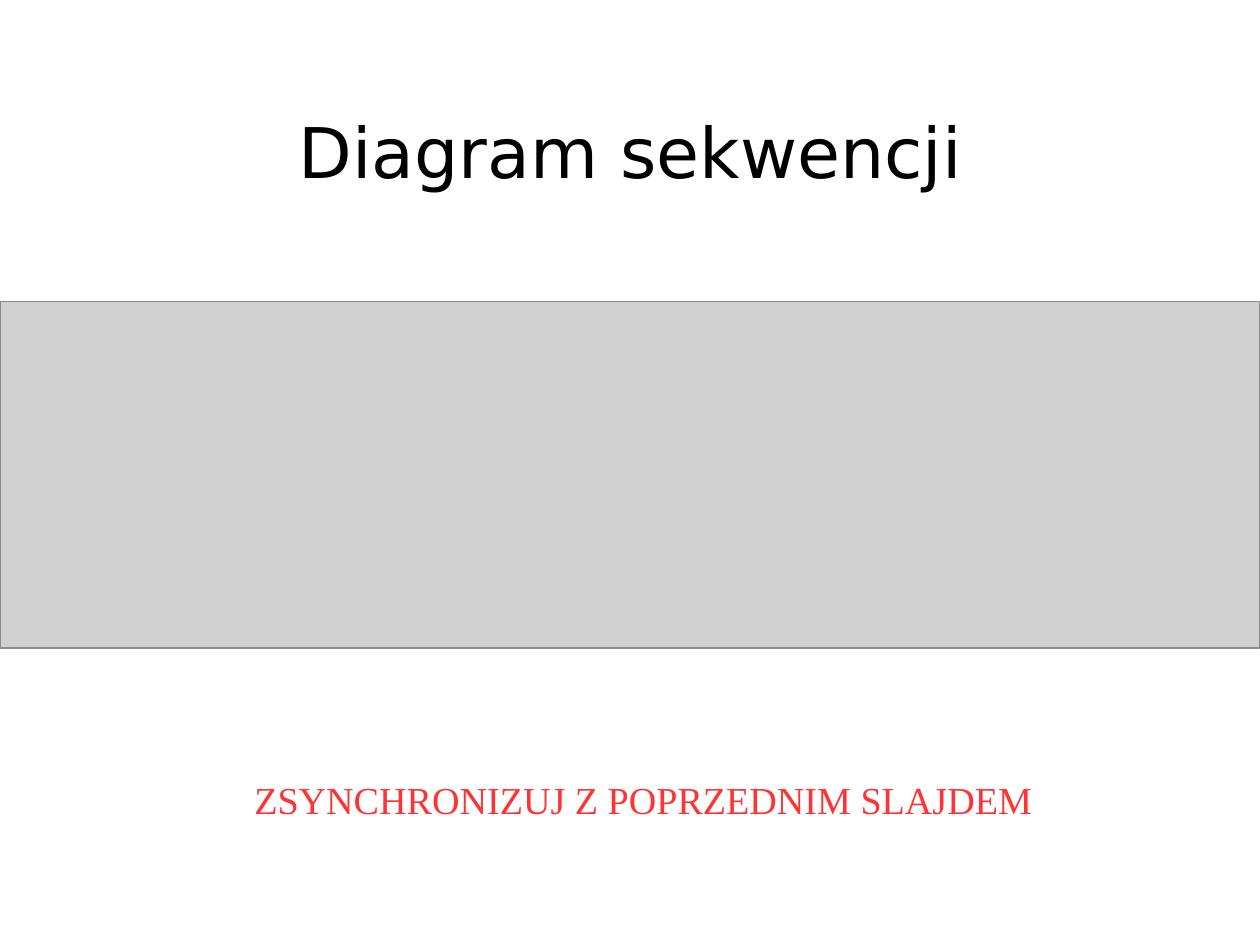
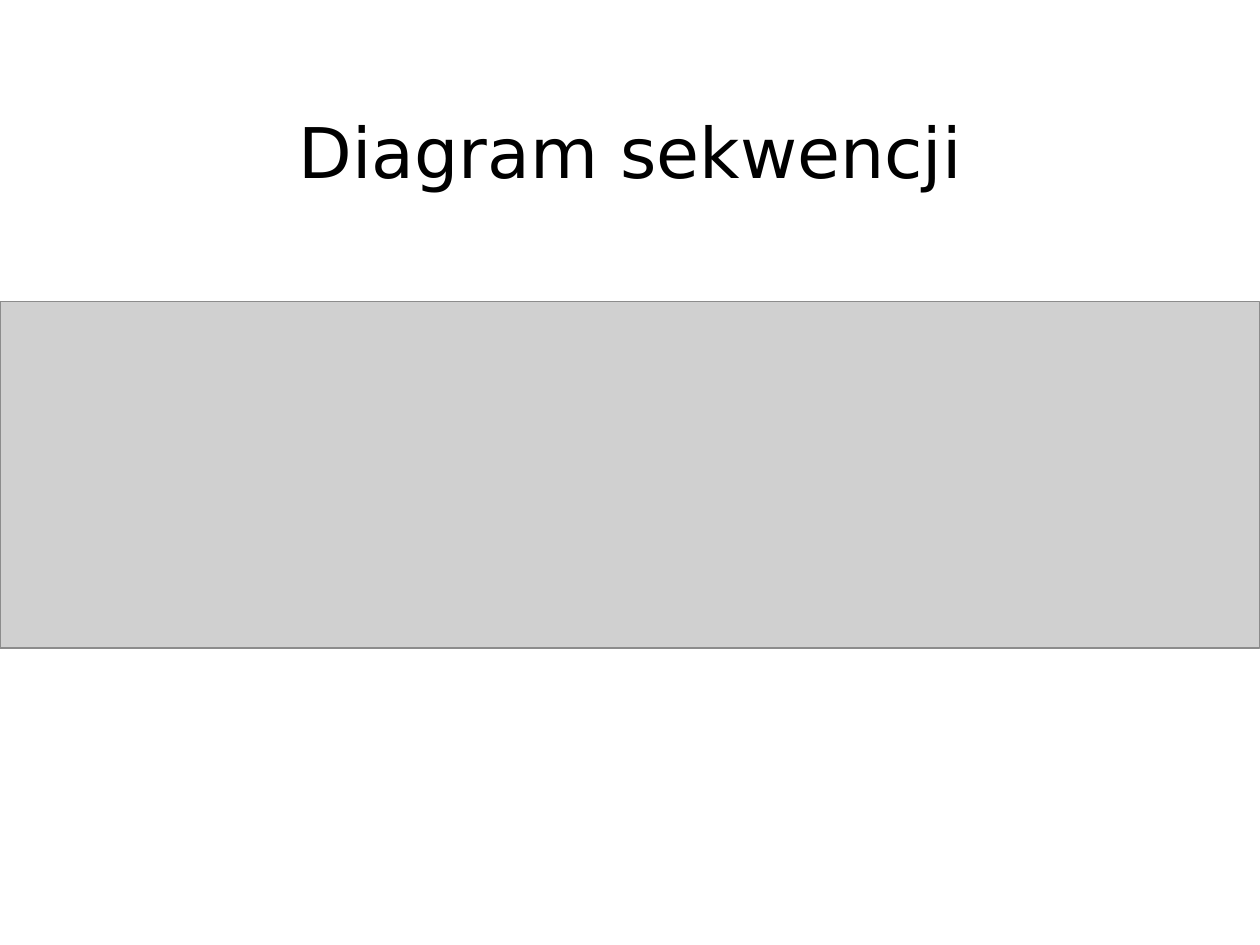
Before and after one commit to KKozlowski/IO2015, a slide deck: slide 8 of projektanci/dostęp/proj_prez.ppt. Drawn at 1260x945 pixels with LibreOffice and Linux fonts; fonts in the diff are those of the drawing; grey boxes stand for pictures. Boxes give left, top, right and bottom in pixels: in the first picture for what was removed or moved away, otherwise in the second. Text is boxed around its words. In the diff, an @@ line names an element or a change of style, - is before the commit and + after.

```diff
--- a/projektanci/dostęp/proj_prez.ppt
+++ b/projektanci/dostęp/proj_prez.ppt
@@ text removed at <box>254,788,1032,815</box> @@
-ZSYNCHRONIZUJ Z POPRZEDNIM SLAJDEM
```
Also in this commit, not shown: 5 other slides changed, 1 slide added, 1 slide removed, 3 other files.
